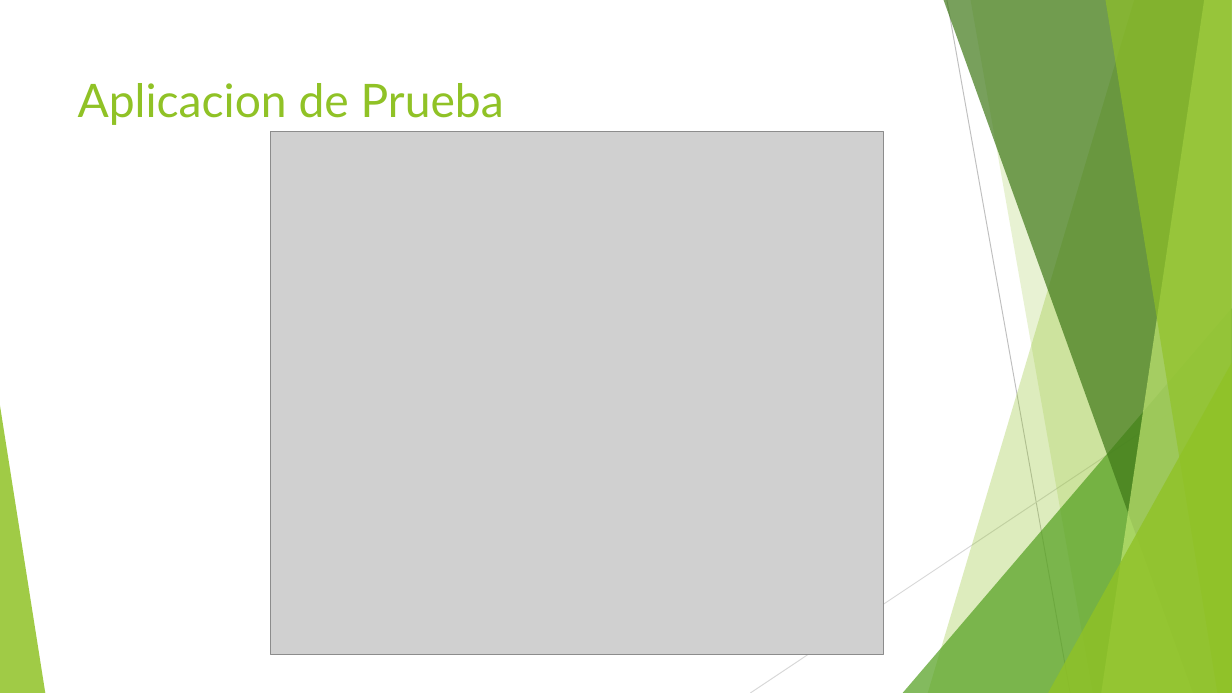
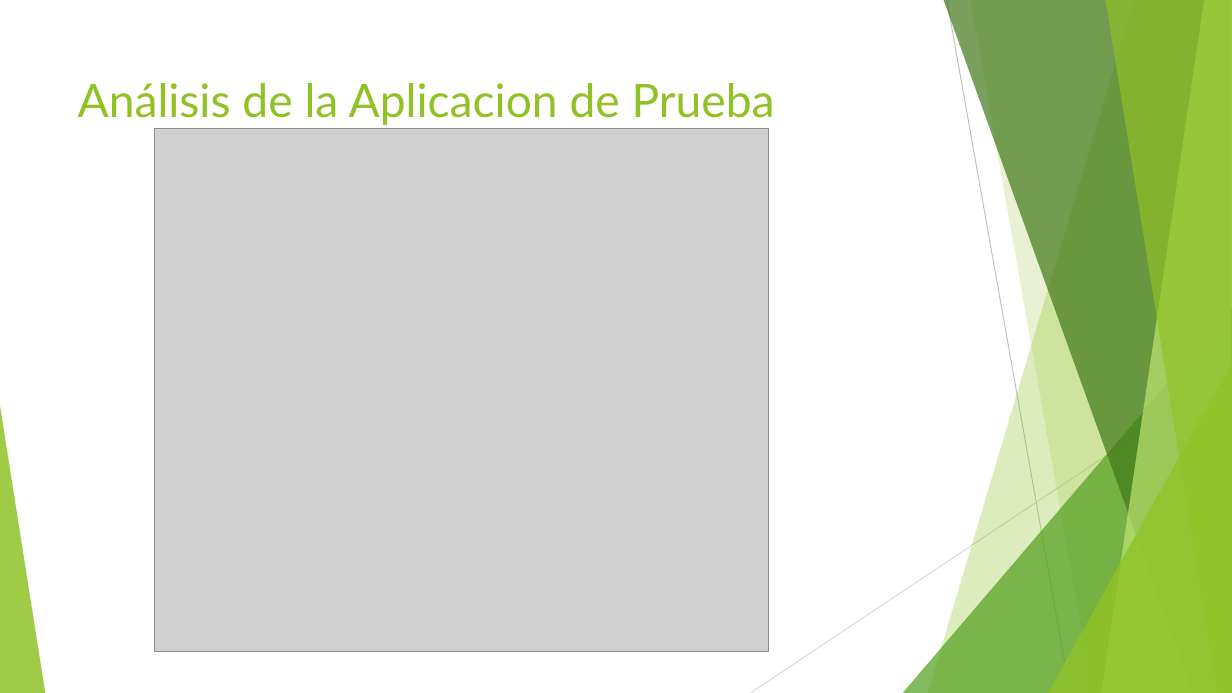
Before and after one commit to jomarnavarro/intro_automation, a slide deck: slide 8 of presentaciones/Selenium, session 1.pptx. Drawn at 1232x693 pixels with LibreOffice and Linux fonts; fonts in the diff are those of the drawing; grey boxes stand for pictures. Boxes give left, top, right and bottom in pixels: in the first picture for what was removed or moved away, otherwise in the second. Text is boxed around its words. In the diff, an @@ line names an element or a change of style, - is before the commit and + after.

```diff
--- a/presentaciones/Selenium, session 1.pptx
+++ b/presentaciones/Selenium, session 1.pptx
@@ title at box(78, 83, 775, 125): text changed @@
-Aplicacion de Prueba
+Análisis de la Aplicacion de Prueba
@@ picture: place and size @@
-picture at box(270, 131, 884, 654)
+picture at box(155, 128, 769, 652)
```
Also in this commit, not shown: 7 other slides changed, 3 slides added, 2 slides removed.
